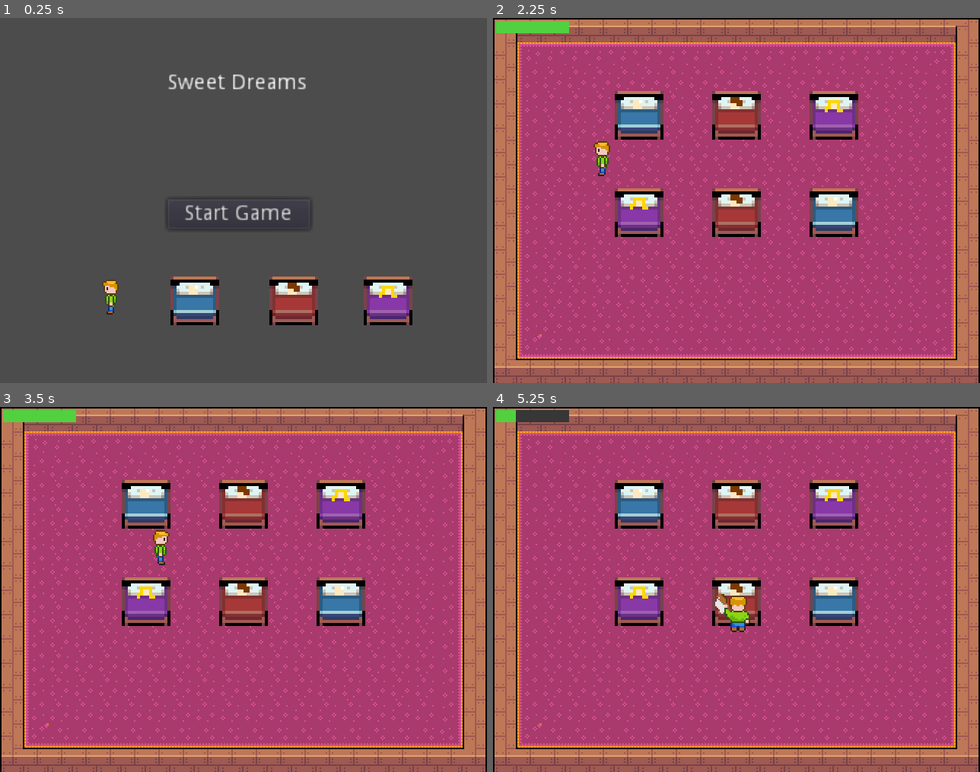
Above: before the commit, frames 1-4 (two rows, left to right).
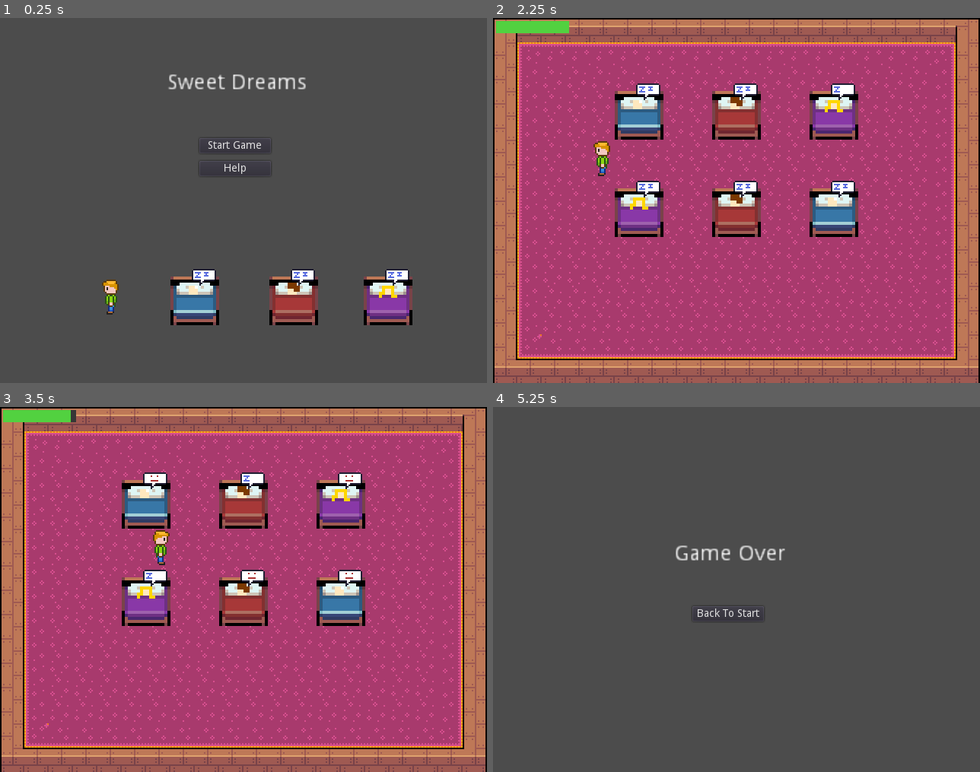
Above: after the commit, the same moments.

Repository: BeardedBry/sweet-dreams
Game: Godot game, scene res://ui/StartScreen.tscn
Two runs of this game, one before a commit and one after it. Both use one fixed random seed, a clock stepped at 60 frames per second and the inputs below.
Inputs (mouse positions are in pixels of both pictures, inside the frame that each line leads up to):
- Up to frame 1 (0.25 s): no input
- Up to frame 2 (2.25 s): click (726, 167) at 0.5 s, where only the run after the commit has a clickable "Help"; click (531, 54) at 1.25 s, where only the run after the commit has a clickable "Back"; click "Start Game" at 2 s
- Up to frame 3 (3.5 s): hold Right (ui_right) from 2.78 s (still down); tap Space (attack) at 2.85 s
- Up to frame 4 (5.25 s): release Right (ui_right) at 3.53 s; hold Down (ui_down) 3.53-4.28 s; tap Space (attack) at 3.6, 4.35, 5.1 s; hold Right (ui_right) 4.28-5.03 s; hold Up (ui_up) from 5.03 s (still down)

The runs differ from the first frame. In frame 1, 1.2% of the frame differs, in the area x 34-85%, y 33-74%; in frame 2, 1.0%; in frame 3, 1.1%; in frame 4, 100%, in the area x 0-100%, y 0-100%.

Commit message:
feat: add help screen and status bubbles

Diff:
--- a/Player.tscn
+++ b/Player.tscn
@@ -1,7 +1,8 @@
-[gd_scene load_steps=38 format=2]
+[gd_scene load_steps=40 format=2]
 
 [ext_resource path="res://assets/guy_extended.png" type="Texture" id=1]
 [ext_resource path="res://scripts/Player.gd" type="Script" id=2]
+[ext_resource path="res://assets/Punch.wav" type="AudioStream" id=3]
 
 [sub_resource type="CapsuleShape2D" id=2]
 radius = 3.0
@@ -377,6 +378,10 @@
 graph_offset = Vector2( -294.914, 49.089 )
 
 [sub_resource type="AnimationNodeStateMachinePlayback" id=17]
+
+[sub_resource type="CapsuleShape2D" id=37]
+radius = 9.0
+height = 0.0
 
 [node name="Player" type="KinematicBody2D"]
 script = ExtResource( 2 )
@@ -415,3 +420,10 @@
 parameters/Attack/blend_position = Vector2( 0, 0 )
 parameters/Idle/blend_position = Vector2( -0.00160772, -0.00635839 )
 parameters/Run/blend_position = Vector2( 0, 0 )
+
+[node name="AudioStreamPlayer" type="AudioStreamPlayer" parent="."]
+stream = ExtResource( 3 )
+
+[node name="AttackCollision" type="CollisionShape2D" parent="."]
+position = Vector2( 0, -11 )
+shape = SubResource( 37 )
--- a/Sleeper.gd
+++ b/Sleeper.gd
@@ -1,25 +1,38 @@
 extends StaticBody2D
 
 export var sleeper: int = 0
-onready var _sprite: Sprite = $Sprite
+export var sleep_stage: int = 0
+export var manual_sleep_stage: bool = false
+
+onready var _bed_sprite: Sprite = $BedSprite
+onready var _bubble_sprite: Sprite = $BubbleSprite
 
 var wake_increment: float = 0.1
-var max_sleep_health: float = 2
+var max_sleep_health: float = 2.0
 var _stage = Globals.SleepStage.MEDIUM
-var _sleep_health: float = 1
+var _sleep_health: float = 1.0
+var _damage: float = 1.0
 
 
 func _ready() -> void:
-	_sprite.frame = sleeper
+	_bed_sprite.frame = sleeper
+	if manual_sleep_stage:
+		_bubble_sprite.frame = sleep_stage
+	else:
+		_update_stage(0)
+	var random = RandomNumberGenerator.new()
+	random.randomize()
+	_sleep_health += random.randf()
 
 
-func bonk(damage: int = 1) -> void:
+func bonk() -> void:
 	if _stage == Globals.SleepStage.DEAD:
 		return
 	elif _stage == Globals.SleepStage.HEAVY:
 		_stage = Globals.SleepStage.DEAD
 		_update_stage(0)
-	_sleep_health -= damage
+	_sleep_health -= _damage
+	_damage *= 0.9
 	max_sleep_health += 0.1
 	if _sleep_health <= 0:
 		_update_stage(1)
@@ -27,7 +40,6 @@
 
 func wake() -> int:
 	_sleep_health += wake_increment
-	print("%s: %s" % [_stage, _sleep_health])
 	if _sleep_health >= max_sleep_health:
 		_update_stage(-1)
 	return _stage
@@ -40,13 +52,14 @@
 		return
 	_stage += amount
 	_sleep_health = max_sleep_health / 2.0
-	if _stage == Globals.SleepStage.AWAKE:
-		pass
-	elif _stage == Globals.SleepStage.LIGHT:
-		pass
-	elif _stage == Globals.SleepStage.MEDIUM:
-		pass
-	elif _stage == Globals.SleepStage.HEAVY:
-		pass
-	elif _stage == Globals.SleepStage.DEAD:
-		pass
+	match _stage:
+		Globals.SleepStage.AWAKE:
+			_bubble_sprite.frame = 3
+		Globals.SleepStage.LIGHT:
+			_bubble_sprite.frame = 2
+		Globals.SleepStage.MEDIUM:
+			_bubble_sprite.frame = 1
+		Globals.SleepStage.HEAVY:
+			_bubble_sprite.frame = 0
+		Globals.SleepStage.DEAD:
+			_bubble_sprite.frame = 5
--- a/Sleeper.tscn
+++ b/Sleeper.tscn
@@ -1,7 +1,8 @@
-[gd_scene load_steps=4 format=2]
+[gd_scene load_steps=5 format=2]
 
 [ext_resource path="res://assets/beds_heads.png" type="Texture" id=1]
 [ext_resource path="res://Sleeper.gd" type="Script" id=2]
+[ext_resource path="res://assets/bubble.png" type="Texture" id=3]
 
 [sub_resource type="RectangleShape2D" id=1]
 extents = Vector2( 14.5, 14 )
@@ -10,7 +11,7 @@
 position = Vector2( 0, 5 )
 script = ExtResource( 2 )
 
-[node name="Sprite" type="Sprite" parent="."]
+[node name="BedSprite" type="Sprite" parent="."]
 texture = ExtResource( 1 )
 hframes = 3
 
@@ -18,3 +19,8 @@
 position = Vector2( 3.57628e-07, 0.499998 )
 rotation = -1.5708
 shape = SubResource( 1 )
+
+[node name="BubbleSprite" type="Sprite" parent="."]
+position = Vector2( 6, -15 )
+texture = ExtResource( 3 )
+hframes = 6
--- a/World.gd
+++ b/World.gd
@@ -10,7 +10,7 @@
 	health_progress.value = _health
 	# Timer setup.
 	_increment_timer.connect("timeout", self, "_increment")
-	_increment_timer.wait_time = 0.10
+	_increment_timer.wait_time = .1
 	_increment_timer.one_shot = false
 	add_child(_increment_timer)
 	_increment_timer.start()
--- a/scripts/Player.gd
+++ b/scripts/Player.gd
@@ -15,15 +15,18 @@
 onready var animationTree = $AnimationTree
 onready var animationState = animationTree.get("parameters/playback")
 
-func _ready():
+
+func _ready() -> void:
 	animationTree.active = true
 
-func _physics_process(delta):
+
+func _physics_process(delta: float) -> void:
 	match state:
 		MOVE:
 			move_state(delta)
 		ATTACK:
 			attack_state(delta)
+
 
 func move_state(delta):
 	var input_vector := Vector2.ZERO
@@ -45,9 +48,11 @@
 	if Input.is_action_just_pressed("attack"):
 		state = ATTACK
 
-func attack_state(delta):
+
+func attack_state(_delta: float) -> void:
 	velocity = Vector2.ZERO
 	animationState.travel("Attack")
 
-func attack_animation_finished():
+
+func attack_animation_finished() -> void:
 	state = MOVE
--- a/ui/GameOver.tscn
+++ b/ui/GameOver.tscn
@@ -17,10 +17,11 @@
 text = "Game Over"
 
 [node name="BackToStartButton" type="Button" parent="Node2D"]
-margin_left = -44.0
-margin_top = 7.0
-margin_right = 50.0
-margin_bottom = 27.0
+margin_left = -23.0
+margin_top = 19.0
+margin_right = 71.0
+margin_bottom = 39.0
+rect_scale = Vector2( 0.5, 0.5 )
 text = "Back To Start"
 script = ExtResource( 1 )
 
--- /dev/null
+++ b/ui/Help.tscn
@@ -0,0 +1,114 @@
+[gd_scene load_steps=3 format=2]
+
+[ext_resource path="res://Sleeper.tscn" type="PackedScene" id=1]
+[ext_resource path="res://ui/BackToStartButton.gd" type="Script" id=2]
+
+[node name="Help" type="Node2D"]
+position = Vector2( 0, 71 )
+
+[node name="SleeperHelp" type="Node2D" parent="."]
+position = Vector2( 50, 100 )
+
+[node name="Label" type="Label" parent="SleeperHelp"]
+margin_left = -19.0
+margin_top = -43.0
+margin_right = 59.0
+margin_bottom = 5.0
+rect_scale = Vector2( 0.5, 0.5 )
+text = "Awake, you lose life"
+autowrap = true
+
+[node name="Sleeper" parent="SleeperHelp" instance=ExtResource( 1 )]
+sleep_stage = 3
+manual_sleep_stage = true
+
+[node name="SleeperHelp2" type="Node2D" parent="."]
+position = Vector2( 100, 100 )
+
+[node name="Label" type="Label" parent="SleeperHelp2"]
+margin_left = -19.0
+margin_top = -43.0
+margin_right = 59.0
+margin_bottom = 5.0
+rect_scale = Vector2( 0.5, 0.5 )
+text = "Light sleep"
+autowrap = true
+
+[node name="Sleeper" parent="SleeperHelp2" instance=ExtResource( 1 )]
+sleep_stage = 2
+manual_sleep_stage = true
+
+[node name="SleeperHelp3" type="Node2D" parent="."]
+position = Vector2( 150, 100 )
+
+[node name="Label" type="Label" parent="SleeperHelp3"]
+margin_left = -19.0
+margin_top = -43.0
+margin_right = 59.0
+margin_bottom = 5.0
+rect_scale = Vector2( 0.5, 0.5 )
+text = "Meduim Sleep"
+autowrap = true
+
+[node name="Sleeper" parent="SleeperHelp3" instance=ExtResource( 1 )]
+sleep_stage = 1
+manual_sleep_stage = true
+
+[node name="SleeperHelp4" type="Node2D" parent="."]
+position = Vector2( 200, 100 )
+
+[node name="Label" type="Label" parent="SleeperHelp4"]
+margin_left = -19.0
+margin_top = -43.0
+margin_right = 59.0
+margin_bottom = 5.0
+rect_scale = Vector2( 0.5, 0.5 )
+text = "Deep sleep, one more hit kills"
+autowrap = true
+
+[node name="Sleeper" parent="SleeperHelp4" instance=ExtResource( 1 )]
+manual_sleep_stage = true
+
+[node name="SleeperHelp5" type="Node2D" parent="."]
+position = Vector2( 250, 100 )
+
+[node name="Label" type="Label" parent="SleeperHelp5"]
+margin_left = -19.0
+margin_top = -43.0
+margin_right = 59.0
+margin_bottom = 5.0
+rect_scale = Vector2( 0.5, 0.5 )
+text = "Dead, you lose life"
+autowrap = true
+
+[node name="Sleeper" parent="SleeperHelp5" instance=ExtResource( 1 )]
+sleep_stage = 5
+manual_sleep_stage = true
+
+[node name="Label" type="Label" parent="."]
+margin_left = 108.0
+margin_top = -47.0
+margin_right = 214.0
+margin_bottom = -33.0
+rect_scale = Vector2( 0.75, 0.75 )
+text = "Sleeper Statuses"
+
+[node name="Label2" type="Label" parent="."]
+margin_left = 51.0
+margin_top = -16.0
+margin_right = 443.0
+margin_bottom = -2.0
+rect_scale = Vector2( 0.5, 0.5 )
+text = "Bonk a sleeper to knock them to sleep or into a deeper sleep.
+You lose life over time if a sleeper is awake or dead."
+
+[node name="BackToStartButton" type="Button" parent="."]
+margin_left = 16.0
+margin_top = -51.0
+margin_right = 58.0
+margin_bottom = -31.0
+rect_scale = Vector2( 0.5, 0.5 )
+text = "Back"
+script = ExtResource( 2 )
+
+[connection signal="pressed" from="BackToStartButton" to="BackToStartButton" method="_on_BackToStartButton_pressed"]
--- a/ui/StartButton.gd
+++ b/ui/StartButton.gd
@@ -4,3 +4,8 @@
 func _on_StartButton_pressed() -> void:
 	# warning-ignore:return_value_discarded
 	get_tree().change_scene("res://World.tscn")
+
+
+func _on_HelpButton_pressed() -> void:
+	# warning-ignore:return_value_discarded
+	get_tree().change_scene("res://ui/Help.tscn")
--- a/ui/StartScreen.tscn
+++ b/ui/StartScreen.tscn
@@ -19,11 +19,21 @@
 text = "Sweet Dreams"
 
 [node name="StartButton" type="Button" parent="Node2D"]
-margin_left = -44.0
-margin_top = 7.0
-margin_right = 50.0
-margin_bottom = 27.0
+margin_left = -23.0
+margin_top = -33.0
+margin_right = 71.0
+margin_bottom = -13.0
+rect_scale = Vector2( 0.5, 0.5 )
 text = "Start Game"
+script = ExtResource( 1 )
+
+[node name="HelpButton" type="Button" parent="Node2D"]
+margin_left = -23.0
+margin_top = -18.0
+margin_right = 71.0
+margin_bottom = 2.0
+rect_scale = Vector2( 0.5, 0.5 )
+text = "Help"
 script = ExtResource( 1 )
 
 [node name="Sleeper" parent="." instance=ExtResource( 2 )]
@@ -41,3 +51,4 @@
 position = Vector2( 73, 195 )
 
 [connection signal="pressed" from="Node2D/StartButton" to="Node2D/StartButton" method="_on_StartButton_pressed"]
+[connection signal="pressed" from="Node2D/HelpButton" to="Node2D/HelpButton" method="_on_HelpButton_pressed"]
Not shown, added: assets/Punch.wav.import
Binary file added: assets/bubble.png
Not shown, added: assets/bubble.png.import
Not shown, changed: README.md
Not shown, added: assets/Punch.wav
